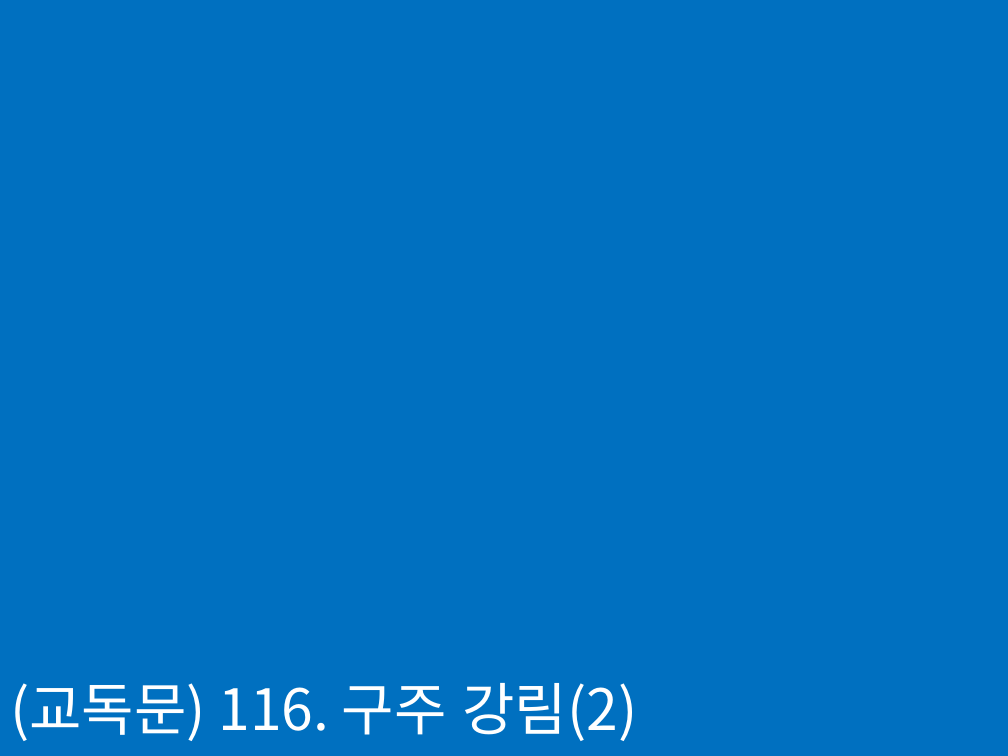
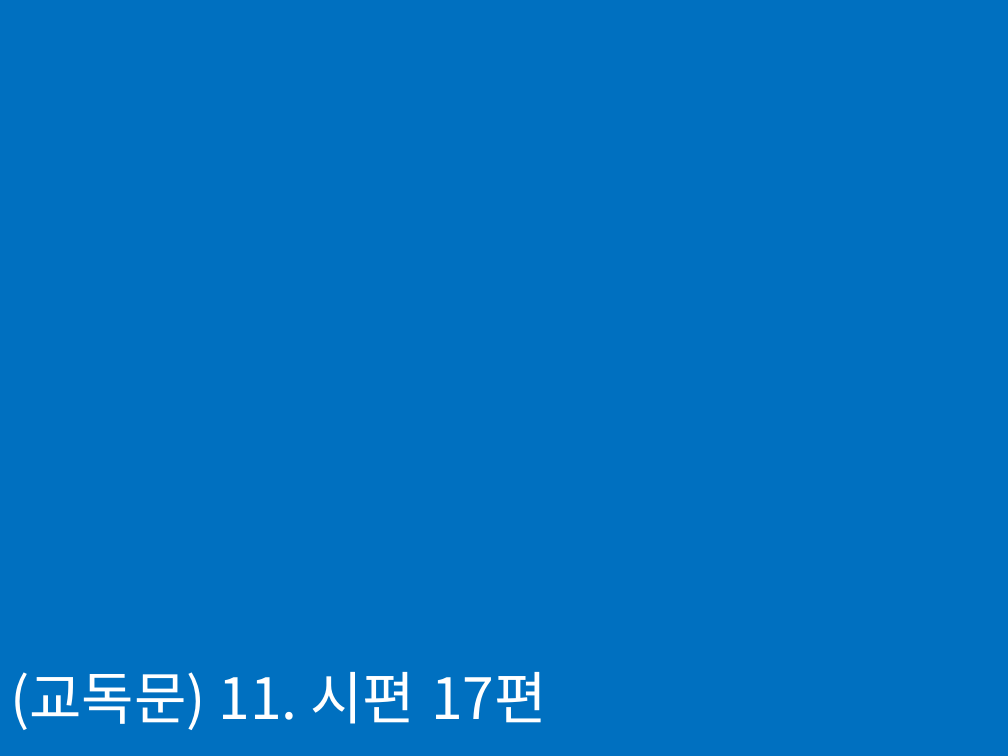
Before and after one commit to sumannam/osanskc, a slide deck: slide 6 of caption.pptx. Drawn at 1008x756 pixels with LibreOffice and Linux fonts; fonts in the diff are those of the drawing. Boxes give left, top, right and bottom in pixels: in the first picture for what was removed or moved away, otherwise in the second. Text is boxed around its words. In the diff, an @@ line names an element or a change of style, - is before the commit and + after.

```diff
--- a/caption.pptx
+++ b/caption.pptx
@@ text at bbox=[10, 672, 547, 730]: text changed @@
-(교독문) 116. 구주 강림(2)
+(교독문) 11. 시편 17편
```
Also in this commit, not shown: 11 other slides changed, 6 slides added, 6 slides removed, 4 other files.
